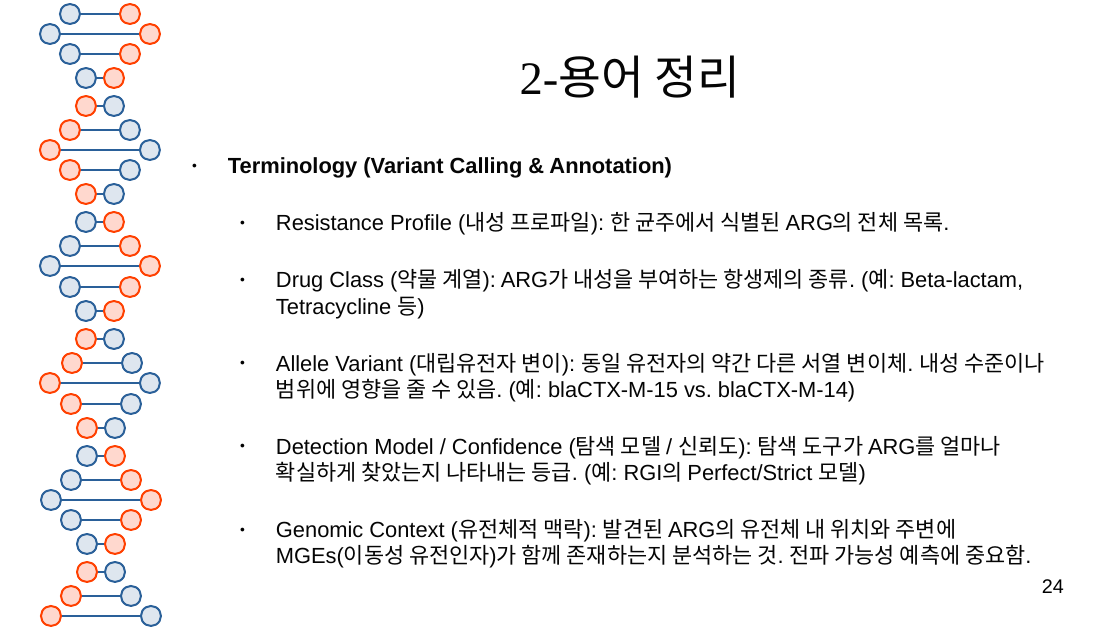
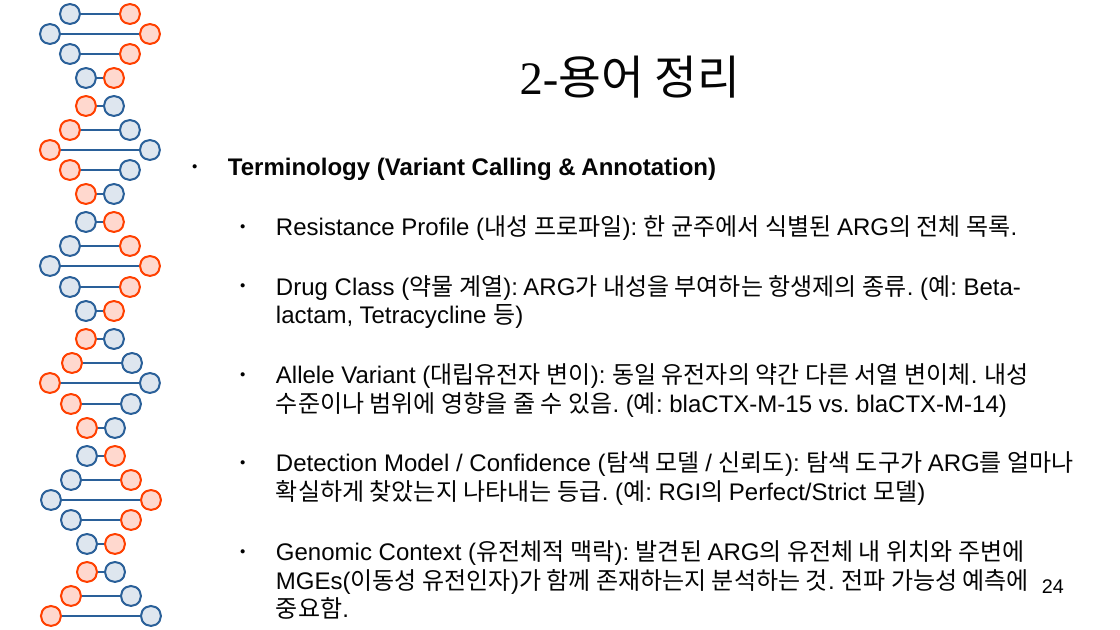
Before and after one commit to SHINKHO/bioinformatics_phase, a slide deck: slide 24 of docs/bioinformatics툴_분석.odp. Drawn at 1120x630 pixels with LibreOffice and Linux fonts; fonts in the diff are those of the drawing. Boxes give left, top, right and bottom in pixels: in the first picture for what was removed or moved away, otherwise in the second. Text is boxed around its words. In the diff, an @@ line names an element or a change of style, - is before the commit and + after.

```diff
--- a/docs/bioinformatics툴_분석.odp
+++ b/docs/bioinformatics툴_분석.odp
@@ text "Terminology (Variant Calling & Annotation)" at (228, 157, 1073, 619): size 15.5 to 17 pt @@
```
Also in this commit, not shown: 1 other slide changed, 26 slides added, 1 other file.
